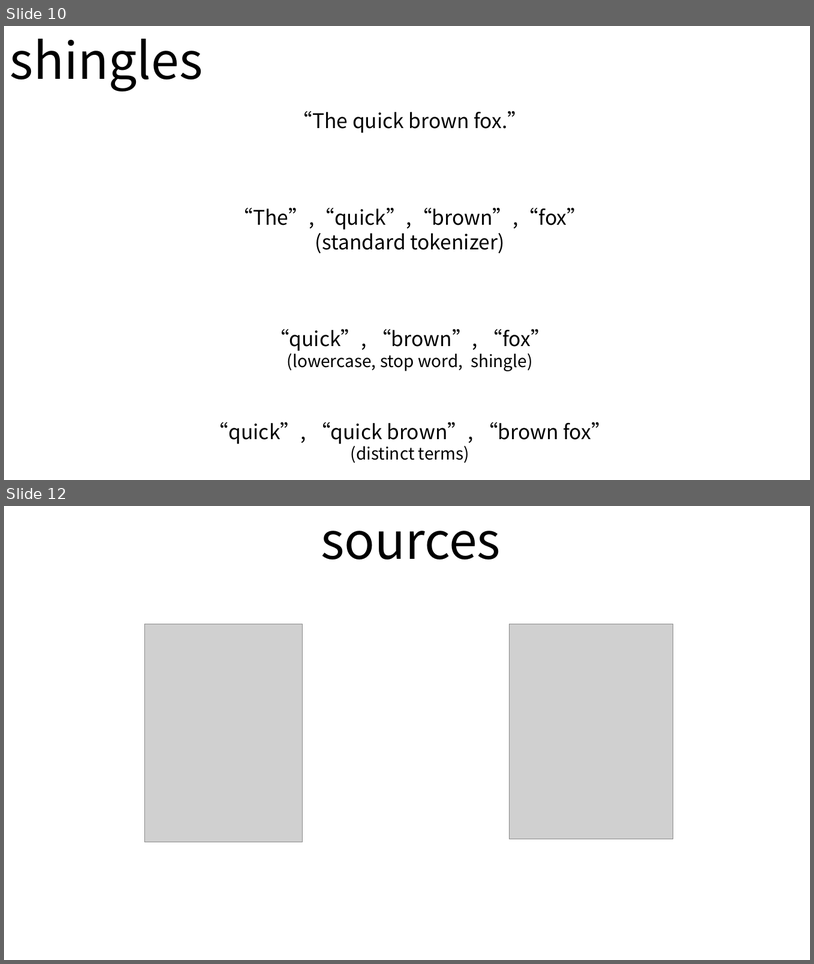
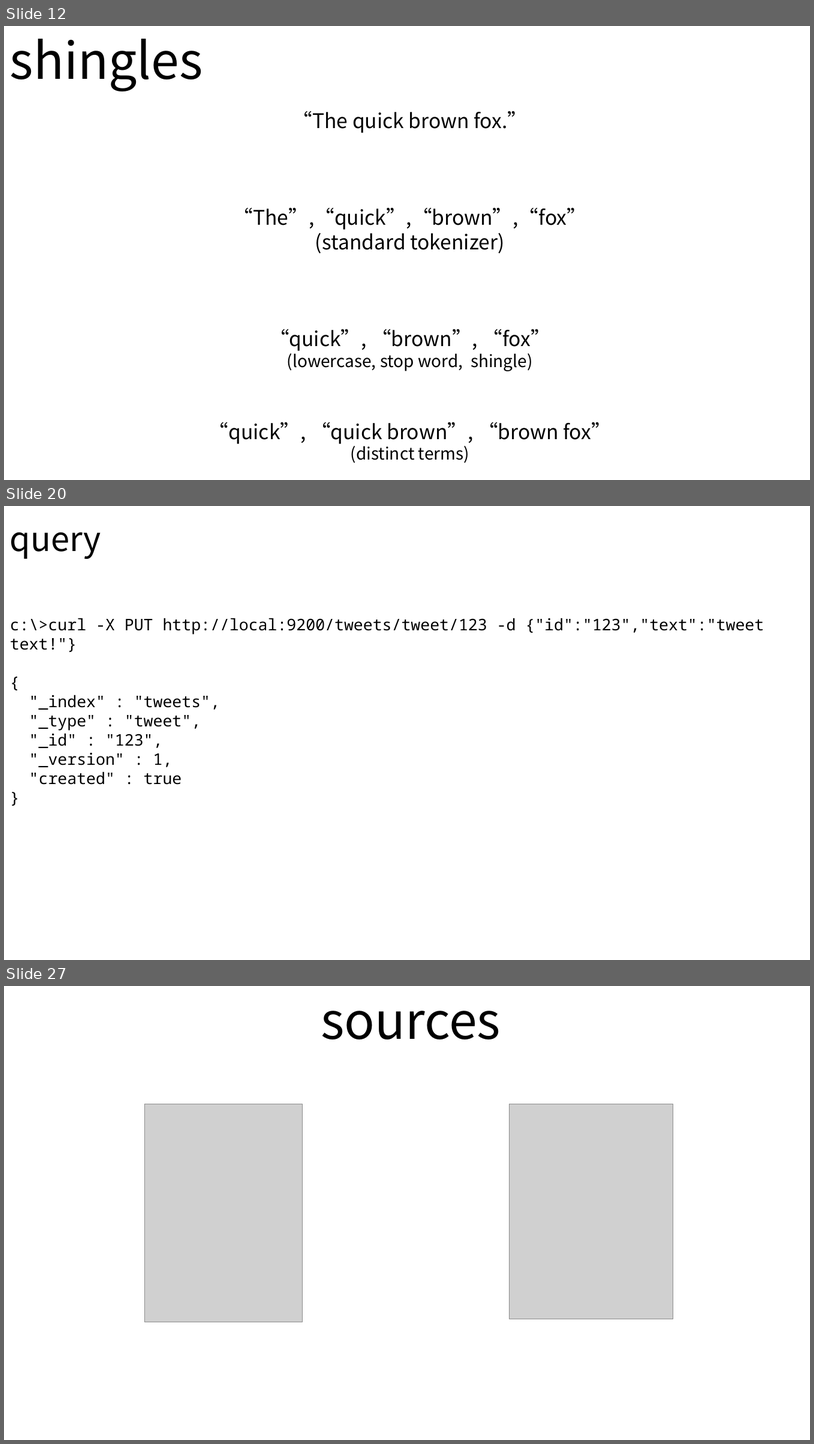
Before and after one commit to andypryor/start_your_search_engines, a slide deck: start_search_engines.pptx. Shown one above the other, each under a label of ours: slides 10 and 12 before the commit, slides 12, 20 and 27 after it; the slides between them are not shown. The pictures are 814x964 and 814x1444 pixels, drawn with LibreOffice and Linux fonts; fonts in the diff are those of the drawing; grey boxes stand for pictures. Boxes give left, top, right and bottom in pixels: in the first picture for what was removed or moved away, otherwise in the second. Text is boxed around its words. In the diff, an @@ line names an element or a change of style, - is before the commit and + after.

```diff
--- a/start_search_engines.pptx
+++ b/start_search_engines.pptx
@@ slide 20 added at bbox=[4, 506, 810, 960], background #FFFFFF @@
@@ text added at bbox=[10, 532, 101, 559], 40 pt, text #000000 @@
+query
@@ table added at bbox=[75, 555, 148, 579], 1 rows, 1 columns @@
+
@@ text added at bbox=[10, 618, 764, 784], 19 pt, text #000000 @@
+c:\>curl -X PUT http://local:9200/tweets/tweet/123 -d {"id":"123","text":"tweet text!"}
+{
+"_index" : "tweets",
+"_type" : "tweet",
+"_id" : "123",
+"_version" : 1,
+"created" : true
+}
@@ what was slide 10 is now slide 12 @@
@@ what was slide 12 is now slide 27 @@
```
Also in this commit, not shown: 3 slides changed, 17 other slides added, 3 slides removed, 1 other file.
